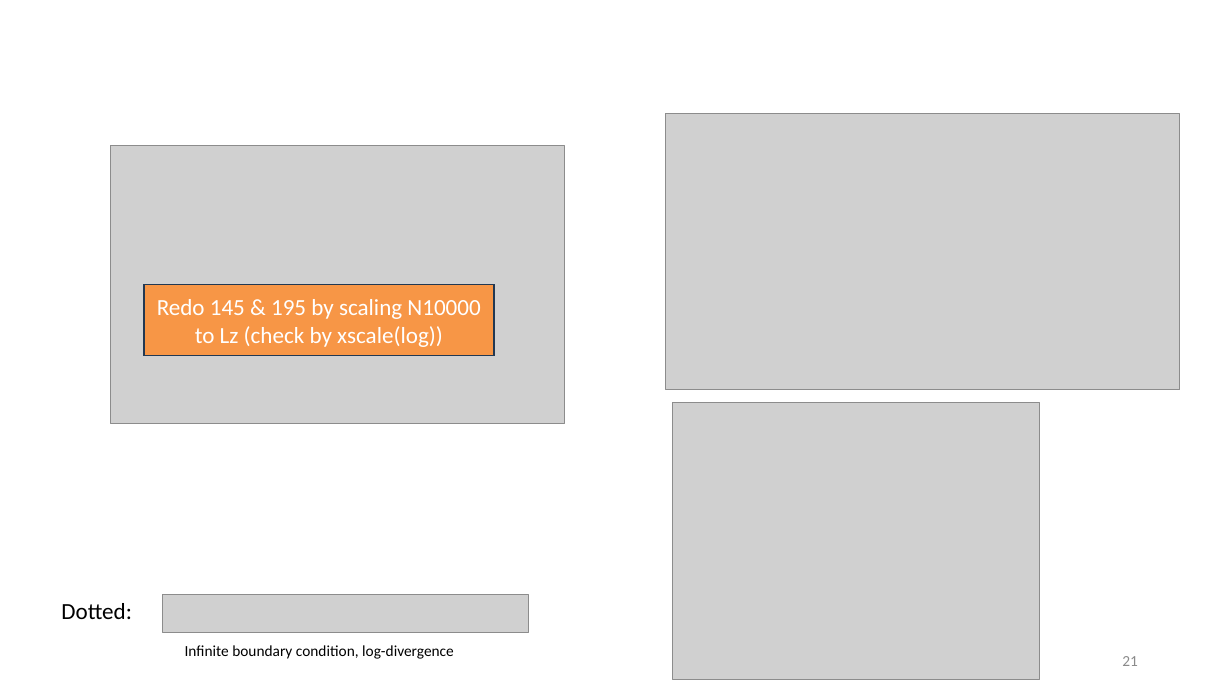
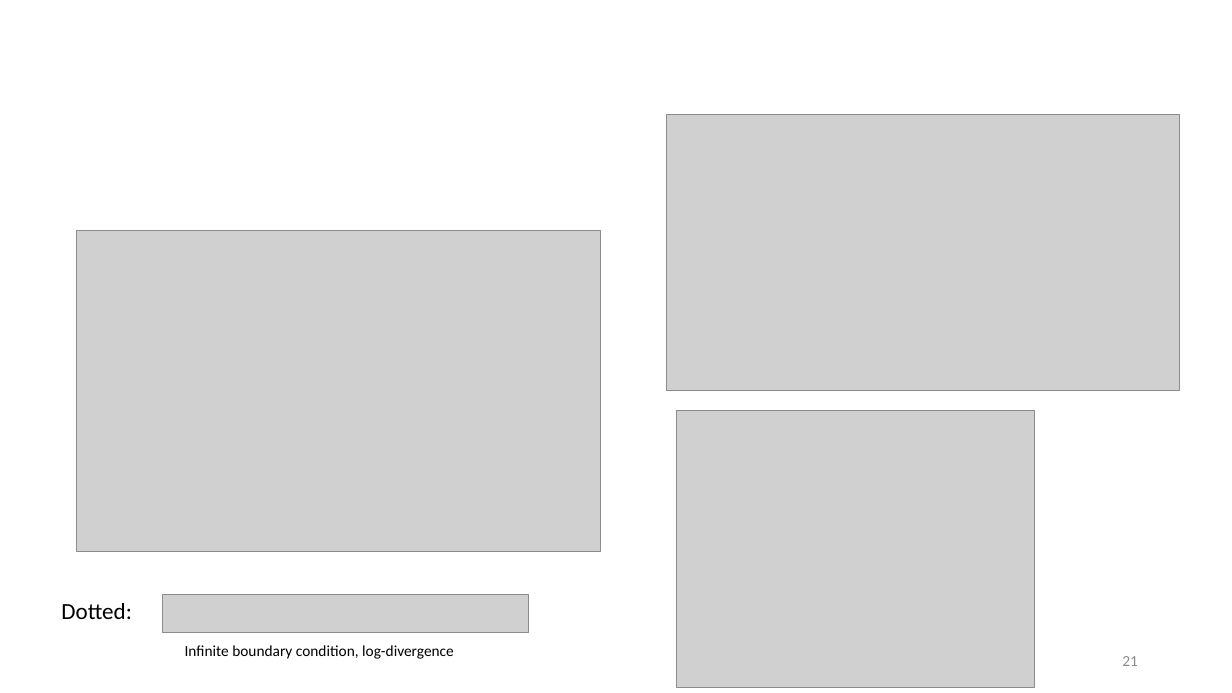
Before and after one commit to tyokokur/presentations, a slide deck: slide 21 of NAF.pptx. Drawn at 1232x693 pixels with LibreOffice and Linux fonts; fonts in the diff are those of the drawing; grey boxes stand for pictures; background and template pictures are left out. Boxes give left, top, right and bottom in pixels: in the first picture for what was removed or moved away, otherwise in the second. Text is boxed around its words. In the diff, an @@ line names an element or a change of style, - is before the commit and + after.

```diff
--- a/NAF.pptx
+++ b/NAF.pptx
@@ picture removed at [111,146,565,424] @@
@@ picture added at [77,231,600,552] @@
@@ rectangle removed at [144,285,494,356] @@
-Redo 145 & 195 by scaling N10000 to Lz (check by xscale(log))
@@ picture: place and size @@
-picture at [672,403,1040,679]
+picture at [677,410,1034,687]
```
Also in this commit, not shown: 2 other slides changed.
